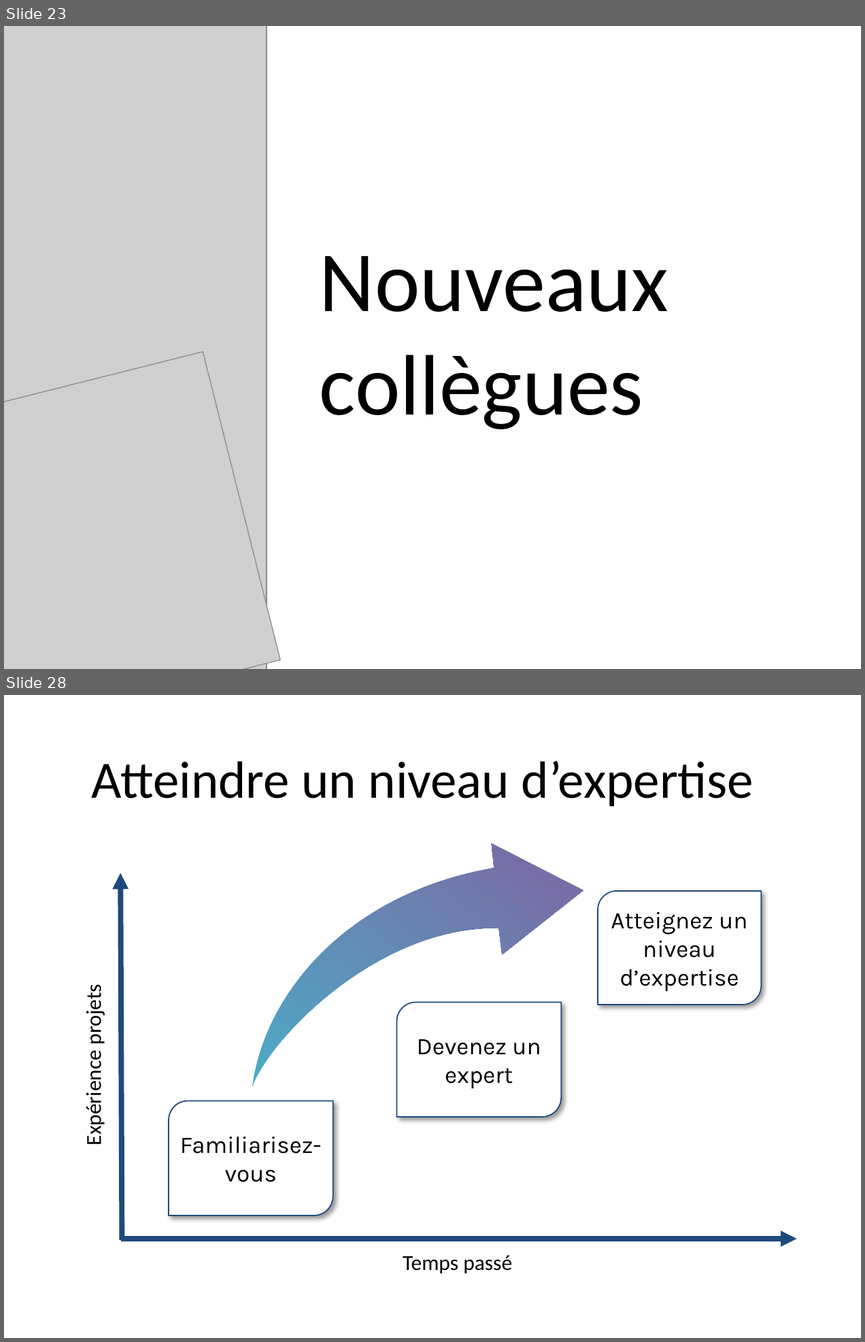
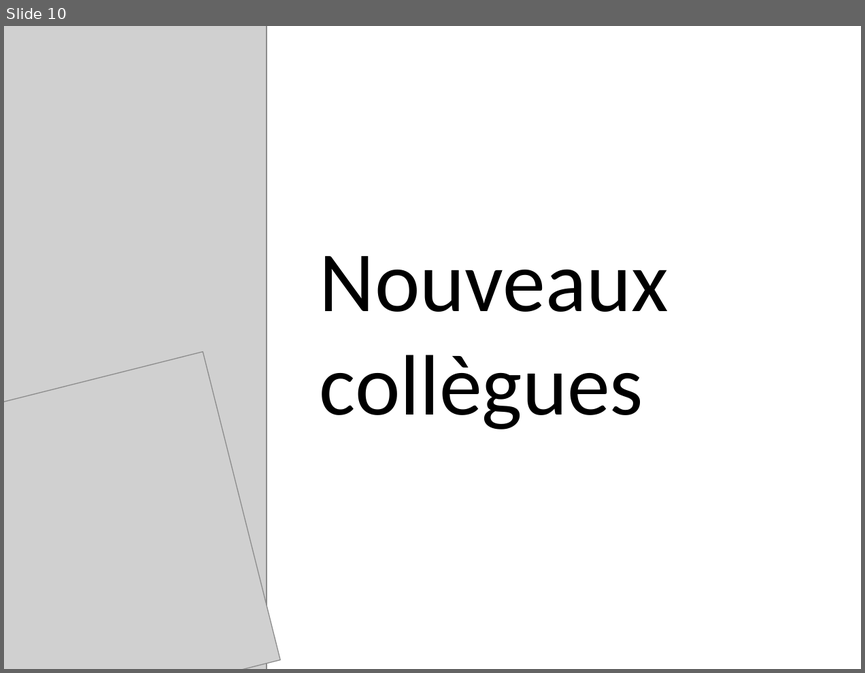
Before and after one commit to LucNtonga/IHM, a slide deck: INTERFACE.pptx. Shown one above the other, each under a label of ours: slides 23 and 28 before the commit, slide 10 after it; the slides between them are not shown. The pictures are 865x1342 and 865x673 pixels, drawn with LibreOffice and Linux fonts; fonts in the diff are those of the drawing; grey boxes stand for pictures; background and template pictures are left out. Boxes give left, top, right and bottom in pixels: in the first picture for what was removed or moved away, otherwise in the second. Text is boxed around its words. In the diff, an @@ line names an element or a change of style, - is before the commit and + after.

```diff
--- a/INTERFACE.pptx
+++ b/INTERFACE.pptx
@@ slide 28 removed at [4,695,861,1338], background picture (left out) @@
@@ title removed at [92,761,753,807] @@
-Atteindre un niveau d’expertise
@@ freeform shape removed at [230,834,600,1086] @@
@@ arrow removed from (122, 1240) to (120, 873) @@
@@ round diag rect removed at [598,892,762,1005] @@
-Atteignez un niveau d’expertise
@@ text removed at [81,990,107,1143] @@
-Expérience projets
@@ round diag rect removed at [396,1002,561,1117] @@
-Devenez un expert
@@ round diag rect removed at [169,1100,333,1215] @@
-Familiarisez-vous
@@ arrow removed from (122, 1238) to (797, 1238) @@
@@ text removed at [402,1255,512,1273] @@
-Temps passé
@@ what was slide 23 is now slide 10 @@
```
Also in this commit, not shown: 7 slides changed, 2 slides added, 12 other slides removed.
